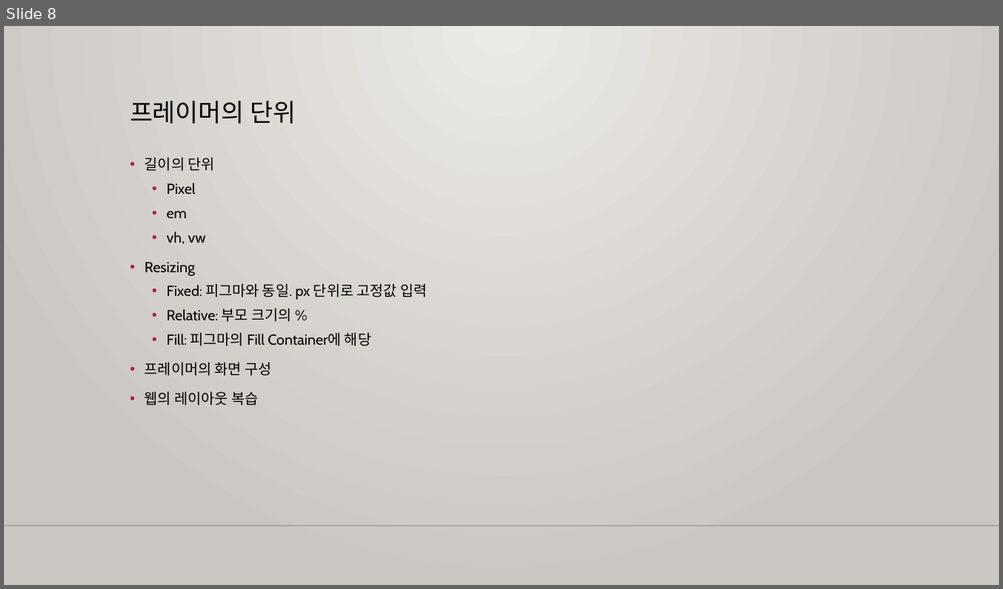
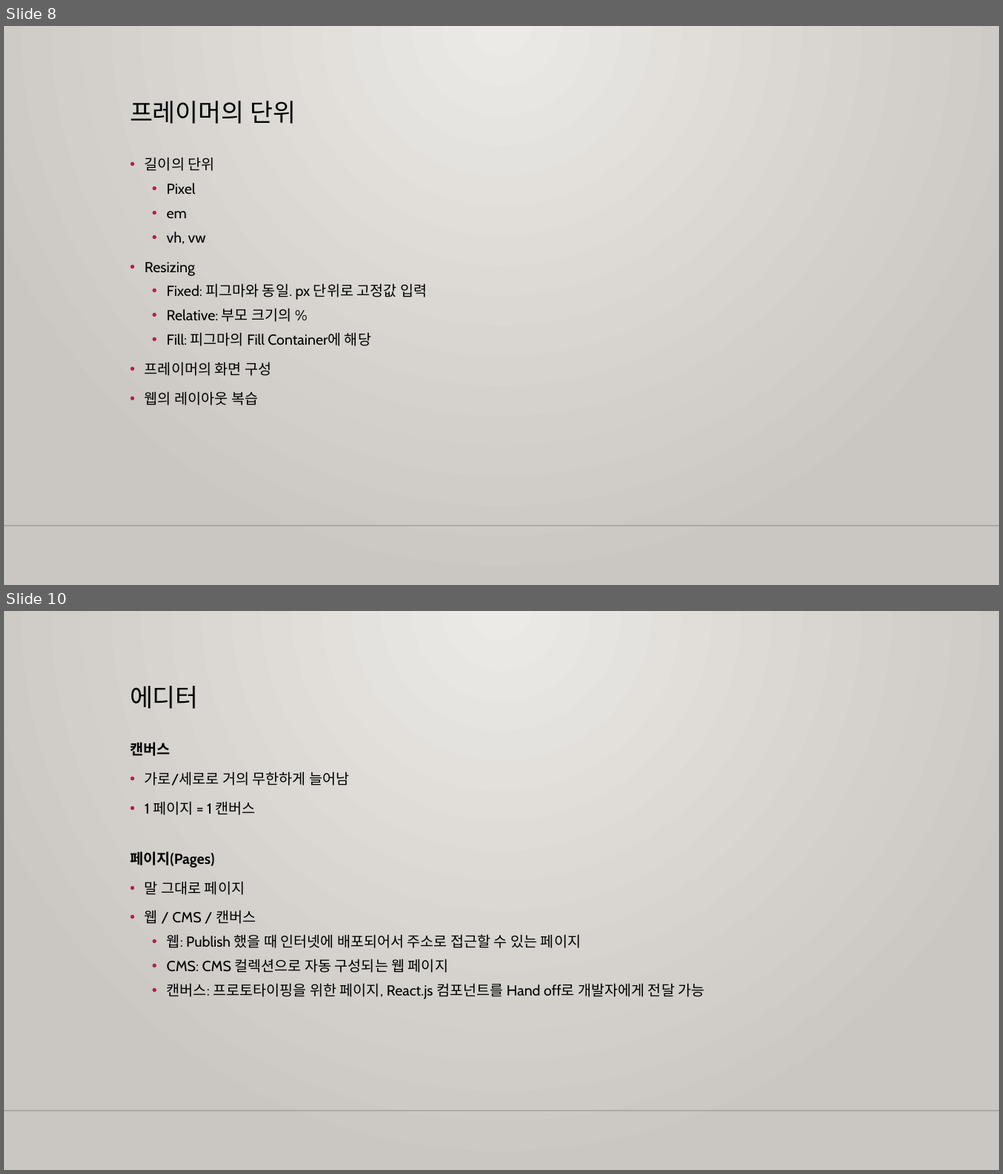
Before and after one commit to m00nlygreat/obsidian-vault, a slide deck: 노코드 엔지니어링/프레이머로 블로그 만들기.pptx. Shown one above the other, each under a label of ours: slide 8 before the commit, slides 8 and 10 after it; the slides between them are not shown. The pictures are 1003x589 and 1003x1174 pixels, drawn with LibreOffice and Linux fonts; fonts in the diff are those of the drawing; background and template pictures are left out. Boxes give left, top, right and bottom in pixels: in the first picture for what was removed or moved away, otherwise in the second. Text is boxed around its words. In the diff, an @@ line names an element or a change of style, - is before the commit and + after.

```diff
--- a/노코드 엔지니어링/프레이머로 블로그 만들기.pptx
+++ b/노코드 엔지니어링/프레이머로 블로그 만들기.pptx
@@ slide 10 added at (4, 611, 999, 1170), background gradient #ECEAE7 to #CAC7C1; not listed: 1 template element that a slide beside it also shows @@
@@ title added at (130, 686, 199, 709), 24 pt, text #000000 @@
+에디터
@@ text added at (130, 742, 704, 999), 14 pt, text #000000 @@
+캔버스
+• 가로/세로로 거의 무한하게 늘어남
+• 1 페이지 = 1 캔버스
+페이지(Pages)
+• 말 그대로 페이지
+• 웹 / CMS / 캔버스
+  • 웹: Publish 했을 때 인터넷에 배포되어서 주소로 접근할 수 있는 페이지
+  • CMS: CMS 컬렉션으로 자동 구성되는 웹 페이지
+  • 캔버스: 프로토타이핑을 위한 페이지, React.js 컴포넌트를 Hand off로 개발자에게 전달 가능
```
Also in this commit, not shown: 1 slide changed, 2 other slides added, 1 other file.
